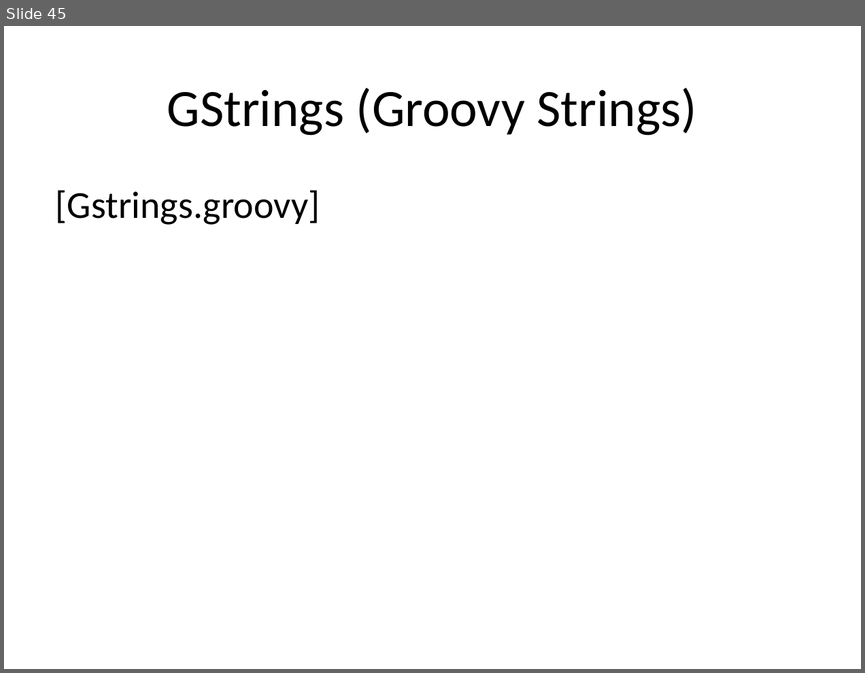
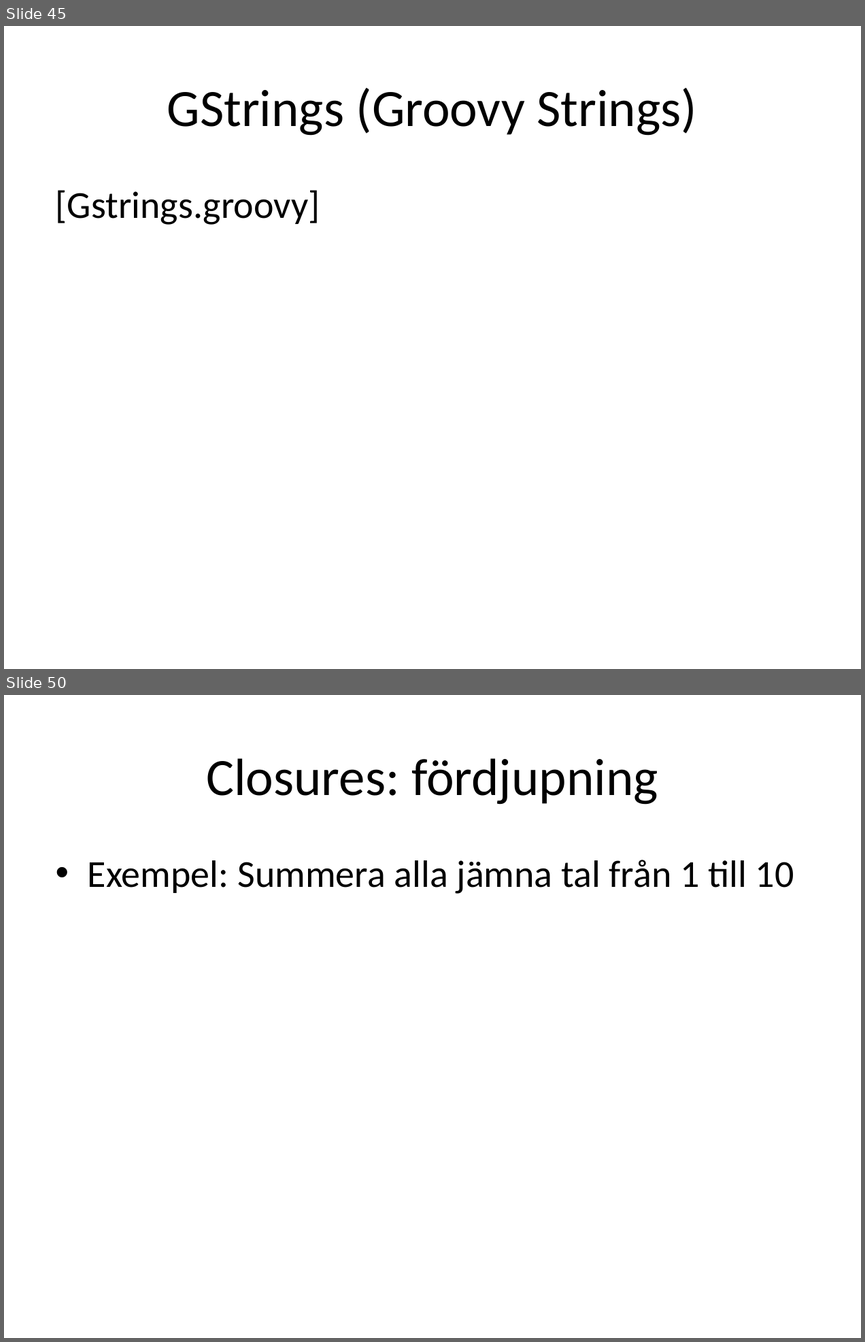
Before and after one commit to me97esn/groovyseminarium, a slide deck: groovyseminarie/dokument/groovyseminarium_source.pptx. Shown one above the other, each under a label of ours: slide 45 before the commit, slides 45 and 50 after it; the slides between them are not shown. The pictures are 865x673 and 865x1342 pixels, drawn with LibreOffice and Linux fonts; fonts in the diff are those of the drawing. Boxes give left, top, right and bottom in pixels: in the first picture for what was removed or moved away, otherwise in the second. Text is boxed around its words. In the diff, an @@ line names an element or a change of style, - is before the commit and + after.

Commit message:
lagt till Closure-klasser i groovy o java

```diff
--- a/groovyseminarie/dokument/groovyseminarium_source.pptx
+++ b/groovyseminarie/dokument/groovyseminarium_source.pptx
@@ slide 50 added at [4, 695, 861, 1338], background #FFFFFF @@
@@ title added at [206, 758, 658, 804], 44 pt, text #000000 @@
+Closures: fördjupning
@@ text added at [88, 860, 794, 894], 32 pt, text #000000 @@
+• Exempel: Summera alla jämna tal från 1 till 10
```
Also in this commit, not shown: 10 other slides added, 10 other files.
